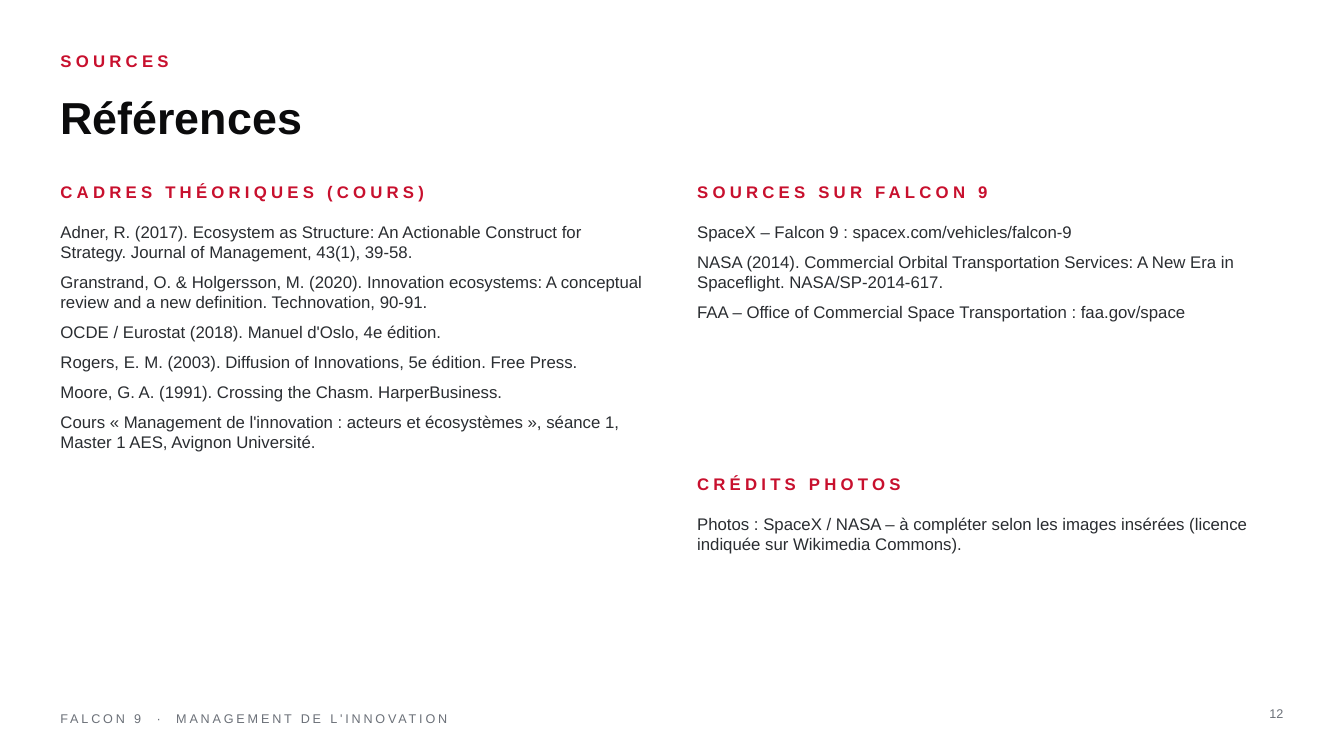
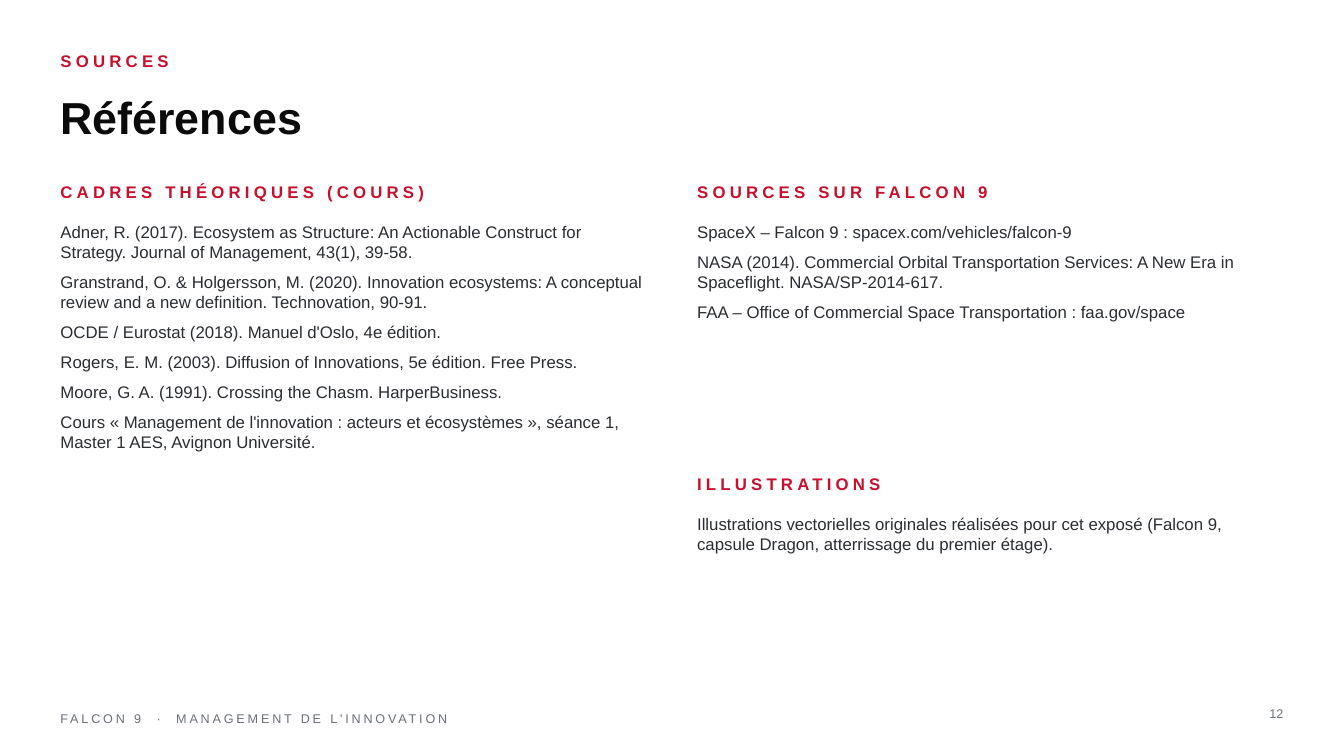
Before and after one commit to khalilazzaoui840/Pilou, a slide deck: slide 12 of falcon9/Falcon9_Management_Innovation.pptx. Drawn at 1344x756 pixels with LibreOffice and Linux fonts; fonts in the diff are those of the drawing. Boxes give left, top, right and bottom in pixels: in the first picture for what was removed or moved away, otherwise in the second. Text is boxed around its words. In the diff, an @@ line names an element or a change of style, - is before the commit and + after.

```diff
--- a/falcon9/Falcon9_Management_Innovation.pptx
+++ b/falcon9/Falcon9_Management_Innovation.pptx
@@ text at bbox=[697, 476, 901, 490]: text changed @@
-CRÉDITS PHOTOS
+ILLUSTRATIONS
@@ text at bbox=[697, 517, 1222, 554]: text changed @@
-Photos : SpaceX / NASA – à compléter selon les images insérées (licence indiquée sur Wikimedia Commons).
+Illustrations vectorielles originales réalisées pour cet exposé (Falcon 9, capsule Dragon, atterrissage du premier étage).
```
Also in this commit, not shown: 3 other files.
